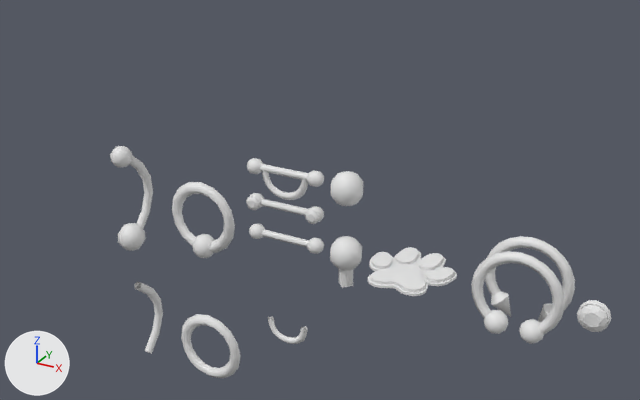
What one commit did to the Blender file Util/Piercings.blend.
One viewpoint serves both versions: a camera (50 mm lens) standing at (0.05, -4.03, 2.31) and looking at (-2.29, 0.21, 0.19). The lights are fixed; the arrows at lower left show +X, +Y and +Z.

The scene before the commit, as lines of its bpy script (objects in view):
```python
me_béziercircle = bpy.data.meshes.new('BézierCircle')
me_béziercircle.from_pydata(...)  # 98 vertices, 104 faces; spans x -0.24..0.24, y -0.274..0.24, z -0.074..0.074
me_béziercircle.polygons.foreach_set('use_smooth', [True] * 104)
me_béziercircle.materials.append(mat_metal)  # white #e7e7e7
me_sphere_001 = bpy.data.meshes.new('Sphere.001')
me_sphere_001.from_pydata(...)  # 42 vertices, 44 faces; spans x -0.095..0.095, y -0.095..0.095, z -0.2..0.1
me_sphere_001.polygons.foreach_set('use_smooth', [True] * 44)
me_sphere_001.materials.append(mat_metal)  # white #e7e7e7
me_torus_002 = bpy.data.meshes.new('Torus.002')
me_torus_002.from_pydata(...)  # 126 vertices, 168 faces; spans x -0.082..0.082, y -0.06..0.036, z -0.082..0.082
me_torus_002.materials.append(mat_metal)  # white #e7e7e7
ob_ballpiercing = bpy.data.objects.new('BallPiercing', me_sphere_001)
ob_ballpiercing.location = (-2.0, 0.0, 0.0)
ob_béziercircle = bpy.data.objects.new('BézierCircle', me_béziercircle)
ob_béziercircle.location = (-3.0, 0.0, 0.0)
ob_béziercircle.rotation_euler = (1.571, 0.0, 0.0)  # degrees (90, 0, 0)
ob_diamond_002 = bpy.data.objects.new('Diamond.002', me_torus_002)
ob_diamond_002.location = (-0.6, 0.0, 0.0)
# also in view: 'BullRingSpiked' at (-1.0, 0.2, 0.0); 'Paw' at (-1.6, -0.01, 0.0); 'Dumbell.001' at (-2.4, 0.0, 0.36); 'BallPiercing.001' at (-2.0, 0.0, 0.4); 'Dumbbell' at (-2.4, 0.0, 0.0)
```
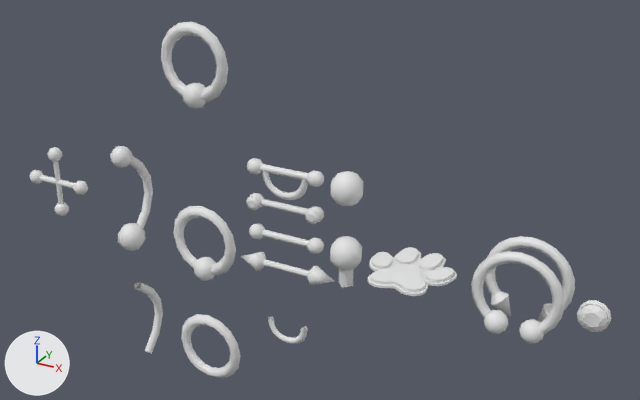
Location of each change, [x1, y1, x2, y2] in pixels of the pictures (640 x 400 px):
```json
{"object": "RingBall.001", "change": "added", "after": [161, 21, 228, 108]}
{"object": "BézierCircle", "change": "deleted", "before": [172, 182, 235, 258]}
{"object": "RingBall", "change": "added", "after": [173, 206, 236, 281]}
{"object": "Cross", "change": "added", "after": [29, 147, 88, 216]}
{"object": "Spikes", "change": "added", "after": [241, 252, 334, 285]}
```

Scene script edits in JSON lines:
```json
{"op": "add", "block": "me_sphere_008", "code": ["me_sphere_008 = bpy.data.meshes.new('Sphere.008')", "me_sphere_008.from_pydata(...)  # 48 vertices, 56 faces; spans x -0.328..0.328, y -0.064..0.064, z -0.064..0.064", "me_sphere_008.polygons.foreach_set('use_smooth', [True] * 56)", "me_sphere_008.materials.append(mat_metal)  # white #e7e7e7"]}
{"op": "add", "block": "me_sphere_003", "code": ["me_sphere_003 = bpy.data.meshes.new('Sphere.003')", "me_sphere_003.from_pydata(...)  # 160 vertices, 176 faces; spans x -0.25..0.25, y -0.048..0.048, z -0.25..0.25", "me_sphere_003.polygons.foreach_set('use_smooth', [True] * 176)", "me_sphere_003.materials.append(mat_metal)  # white #e7e7e7"]}
{"op": "add", "block": "me_béziercircle_1", "code": ["me_béziercircle_1 = bpy.data.meshes.new('BézierCircle')", "me_béziercircle_1.from_pydata(...)  # 98 vertices, 104 faces; spans x -0.24..0.24, y -0.074..0.074, z -0.435..0.079", "me_béziercircle_1.polygons.foreach_set('use_smooth', [True] * 104)", "me_béziercircle_1.materials.append(mat_metal)  # white #e7e7e7"]}
{"op": "add", "block": "me_béziercircle_001", "code": ["me_béziercircle_001 = bpy.data.meshes.new('BézierCircle.001')", "me_béziercircle_001.from_pydata(...)  # 98 vertices, 104 faces; spans x -0.24..0.24, y -0.074..0.074, z -0.274..0.24", "me_béziercircle_001.polygons.foreach_set('use_smooth', [True] * 104)", "me_béziercircle_001.materials.append(mat_metal)  # white #e7e7e7"]}
{"op": "remove", "block": "ob_béziercircle", "code": ["ob_béziercircle = bpy.data.objects.new('BézierCircle', me_béziercircle)", "ob_béziercircle.location = (-3.0, 0.0, 0.0)", "ob_béziercircle.rotation_euler = (1.571, 0.0, 0.0)  # degrees (90, 0, 0)"]}
{"op": "add", "block": "ob_spikes", "code": ["ob_spikes = bpy.data.objects.new('Spikes', me_sphere_008)", "ob_spikes.location = (-2.4, 0.0, -0.2)"]}
{"op": "add", "block": "ob_cross", "code": ["ob_cross = bpy.data.objects.new('Cross', me_sphere_003)", "ob_cross.location = (-4.2, 0.0, 0.0)"]}
{"op": "add", "block": "ob_ringball", "code": ["ob_ringball = bpy.data.objects.new('RingBall', me_béziercircle_1)", "ob_ringball.location = (-3.0, 0.0, 0.0)"]}
{"op": "add", "block": "ob_ringball_001", "code": ["ob_ringball_001 = bpy.data.objects.new('RingBall.001', me_béziercircle_001)", "ob_ringball_001.location = (-3.0, 0.0, 0.982)"]}
```
